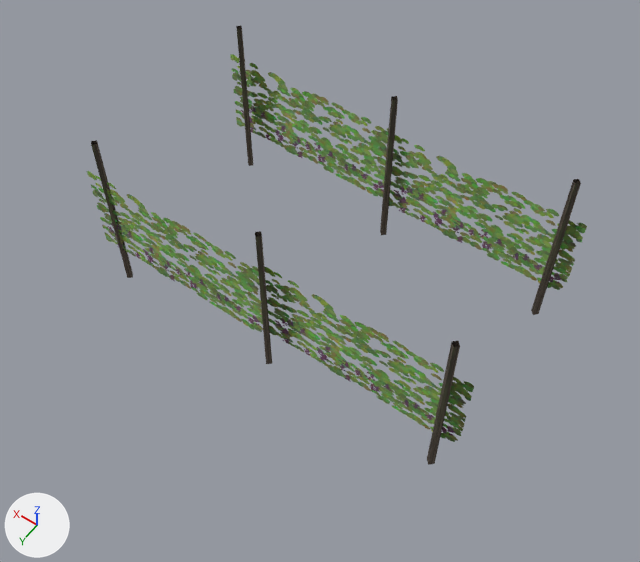
An edit to the glTF model game/data/meshes/props/Crop_Vine_1.gltf, drawn before and after from the same camera.
Camera for both pictures: a camera (50 mm lens) standing at (-3.09, 4.48, 7.07) and looking at (-0.13, 0.34, 0.55). Arrows for +X, +Y and +Z are at lower left; the lights stay in place. The older version comes first. Vertices at exactly the same position are counted once.

Before the edit, the objects in view are built like this:
```python
me_crop_vine_1 = bpy.data.meshes.new('Crop_Vine_1')
me_crop_vine_1.from_pydata(...)  # 64 vertices, 56 faces; spans x -2.0..2.0, y -1.05..1.04, z -0.1..1.75
# faces by material slot: [48, 8]
me_crop_vine_1.materials.append(mat_mi_decor_bark_dark)
me_crop_vine_1.materials.append(mat_mi_decor_plant_vine)
ob_crop_vine_1 = bpy.data.objects.new('Crop_Vine_1', me_crop_vine_1)
ob_crop_vine_1.location = (0.0, 0.0, 0.0)
```
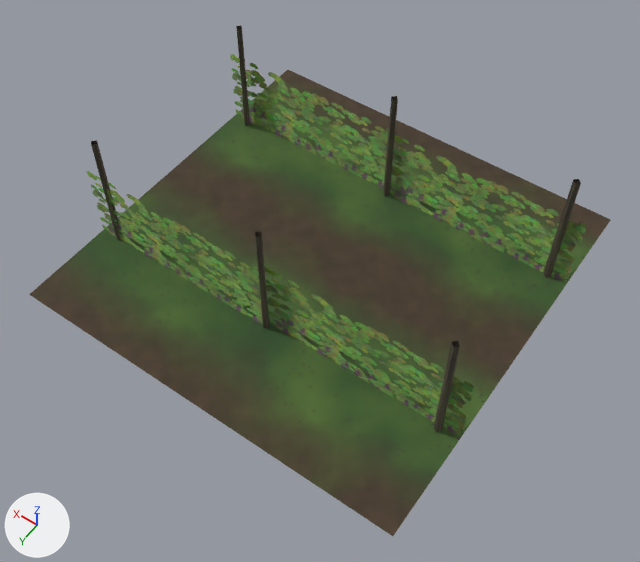
Scene script edits in JSON lines:
```json
{"op": "add", "block": "img_t_decor_crop_top_vine_basecolor_png", "code": ["img_t_decor_crop_top_vine_basecolor_png = load_image('T_Decor_Crop_Top_Vine_BaseColor.png', 'T_Decor_Crop_Top_Vine_BaseColor.png', 512, 512, 'sRGB')"]}
{"op": "add", "block": "img_t_decor_crop_top_vine_orm_png", "code": ["img_t_decor_crop_top_vine_orm_png = load_image('T_Decor_Crop_Top_Vine_ORM.png', 'T_Decor_Crop_Top_Vine_ORM.png', 512, 512, 'Non-Color')"]}
{"op": "add", "block": "img_t_decor_crop_top_vine_normal_png", "code": ["img_t_decor_crop_top_vine_normal_png = load_image('T_Decor_Crop_Top_Vine_Normal.png', 'T_Decor_Crop_Top_Vine_Normal.png', 512, 512, 'Non-Color')"]}
{"op": "add", "block": "mat_mi_decor_crop_top_vine", "code": ["mat_mi_decor_crop_top_vine = bpy.data.materials.new('MI_Decor_Crop_Top_Vine')", "# uses the picture img_t_decor_crop_top_vine_basecolor_png", "# uses the picture img_t_decor_crop_top_vine_normal_png", "# uses the picture img_t_decor_crop_top_vine_orm_png"]}
{"block": "me_crop_vine_1", "where": "# used by ob_crop_vine_1; location = (0.0, 0.0, 0.0)"}
{"block": "me_crop_vine_1", "where": "# verts and faces of me_crop_vine_1; kept vertices keep their numbers, new ones are numbered from 64"}
{"op": "remove", "block": "me_crop_vine_1", "code": "me_crop_vine_1.from_pydata(...)  # 64 vertices, 56 faces; spans x -2.0..2.0, y -1.05..1.04, z -0.1..1.75"}
{"op": "add", "block": "me_crop_vine_1", "code": "me_crop_vine_1.from_pydata(...)  # 68 vertices, 58 faces; spans x -2.0..2.0, y -2.0..2.0, z -0.1..1.75"}
{"block": "me_crop_vine_1", "change": "me_crop_vine_1 part 1"}
{"op": "add", "block": "me_crop_vine_1", "code": "verts[64] = (-2.0, -2.0, 0.5)  # pixel (610, 219)"}
{"op": "add", "block": "me_crop_vine_1", "code": "verts[65] = (2.0, -2.0, 0.5)  # pixel (287, 69)"}
{"op": "add", "block": "me_crop_vine_1", "code": "verts[66] = (2.0, 2.0, 0.5)  # pixel (29, 294)"}
{"op": "add", "block": "me_crop_vine_1", "code": "verts[67] = (-2.0, 2.0, 0.5)  # pixel (392, 536)"}
{"op": "add", "block": "me_crop_vine_1", "code": "faces += [(64, 65, 66), (64, 66, 67)]  # mat_mi_decor_crop_top_vine"}
{"op": "add", "block": "me_crop_vine_1", "code": "me_crop_vine_1.materials.append(mat_mi_decor_crop_top_vine)"}
```

Changed parts and their boxes [x1, y1, x2, y2] in the pictures (640 x 562 px):
```json
{"object": "Crop_Vine_1", "change": "reshaped", "before": [87, 26, 587, 465], "after": [29, 26, 610, 536], "on screen": "16% wider, 16% taller"}
{"part": 1, "of": "me_crop_vine_1", "change": "added", "after": [29, 70, 610, 536]}
```
